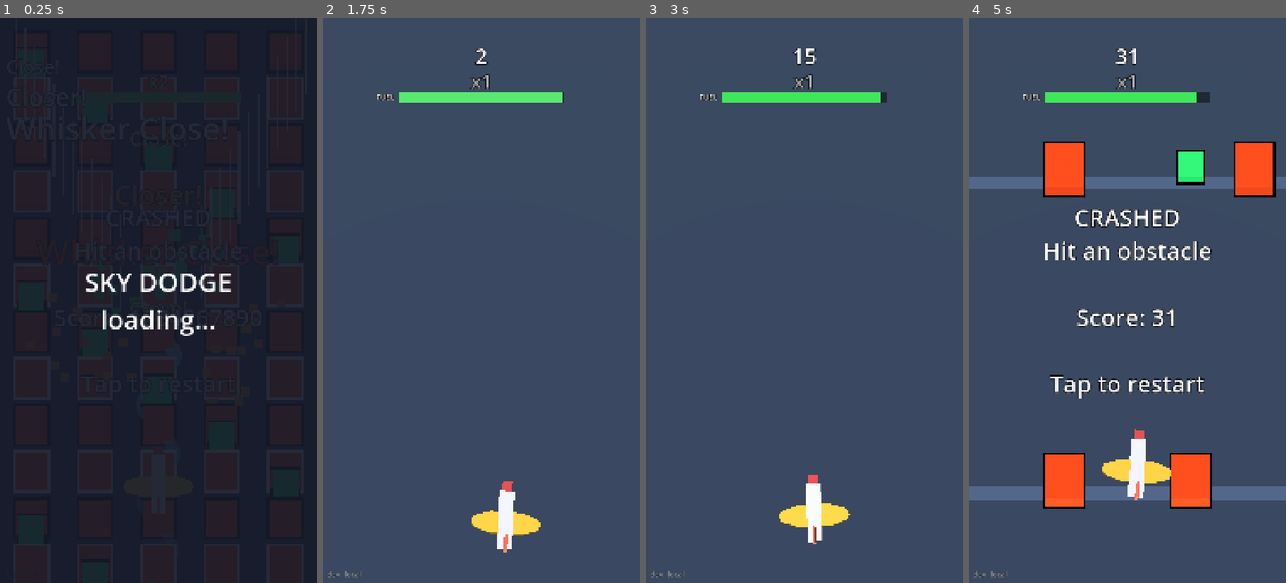
Above: before the commit, frames 1-4 (left to right).
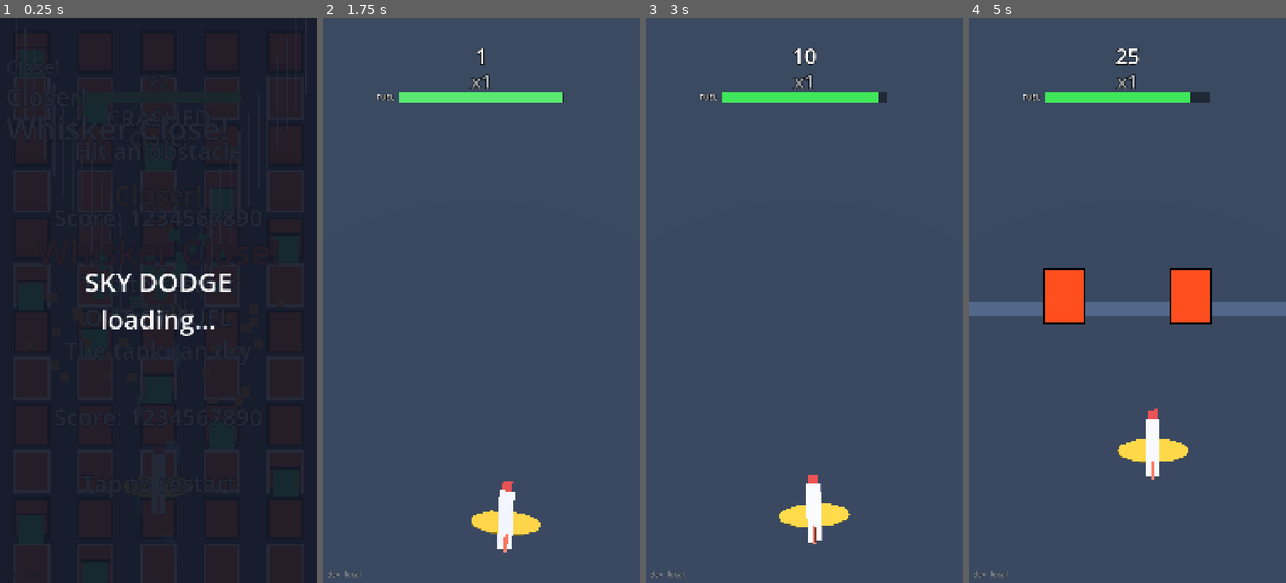
Above: after the commit, the same moments.

Repository: Hotshotted/sky-dodge
Game: Godot game, scene res://scenes/main.tscn
Same seed, same stepped clock (60 frames per second), same inputs: the game is played once before the commit and once after it.
Inputs (mouse positions are in pixels of both pictures, inside the frame that each line leads up to):
- Up to frame 1 (0.25 s): no input
- Up to frame 2 (1.75 s): tap Enter at 0.5, 1.25 s; move the mouse to (551, 272) at 0.52 s; click (551, 272) at 0.67 s; drag from (418, 328) to (465, 413) at 1.27 s
- Up to frame 3 (3 s): move the mouse to (836, 176) at 2.02 s; click (836, 176) at 2.17 s; drag from (788, 413) to (709, 215) at 2.77 s
- Up to frame 4 (5 s): move the mouse to (1222, 385) at 3.52 s; click (1222, 385) at 3.67 s; drag from (1032, 215) to (1079, 159) at 4.27 s

The runs differ from the first frame. In frame 2, less than 0.1% of the frame differs, in the area x 47-53%, y 5-9%; in frame 3, less than 0.1%; in frame 4, 18%, in the area x 0-100%, y 5-87%.

Commit message:
Tighten fuel, slower start speed, OUT OF FUEL game-over header
Co-Authored-By: Claude Sonnet 5.5 <noreply@anthropic.com>
Claude-Session: https://claude.ai/code/session_01VXGMnPLKttRReKrjaHu4gF

Diff:
--- a/scripts/Hud.gd
+++ b/scripts/Hud.gd
@@ -163,13 +163,14 @@
 		l.position.y = _pop_base_y[i] - 150.0 * (1.0 - pow(1.0 - t, 2.0))  # rise, easing out
 		l.modulate.a = 1.0 if t < 0.5 else 1.0 - (t - 0.5) / 0.5
 
-## Crash screen: what ended the run, the final score, and the restart hint.
-func show_game_over(points: int, reason: String) -> void:
-	_over.text = _game_over_text(points, reason)
+## End-of-run screen: a header ("CRASHED" / "OUT OF FUEL"), what ended the run, the final score and
+## the restart hint.
+func show_game_over(points: int, header: String, reason: String) -> void:
+	_over.text = _game_over_text(points, header, reason)
 	_over.visible = true
 
-func _game_over_text(points: int, reason: String) -> String:
-	return "CRASHED\n%s\n\nScore: %d\n\nTap to restart" % [reason, points]
+func _game_over_text(points: int, header: String, reason: String) -> String:
+	return "%s\n%s\n\nScore: %d\n\nTap to restart" % [header, reason, points]
 
 func _make_label(font_size: int) -> Label:
 	var l := Label.new()
@@ -245,7 +246,9 @@
 			l.text = Tuning.near_miss_texts[t]
 			l.position = Vector2(20.0, 120.0 + 90.0 * t)
 			l.set_meta("prewarm", true)
-	_over.text = _game_over_text(1234567890, "Hit an obstacle")  # same glyphs as the real screen
+	# Both end screens' glyphs, so neither is first drawn when a run ends.
+	_over.text = _game_over_text(1234567890, Main.HEADER_CRASH, Main.REASON_OBSTACLE) + "\n" \
+			+ _game_over_text(1234567890, Main.HEADER_FUEL, Main.REASON_FUEL)
 	_over.visible = true
 	_splash = Control.new()
 	_splash.set_anchors_and_offsets_preset(Control.PRESET_FULL_RECT)
--- a/scripts/Main.gd
+++ b/scripts/Main.gd
@@ -1,3 +1,4 @@
+class_name Main
 extends Node3D
 ## Game loop: scroll speed, score, collision, camera, restart.
 
@@ -7,8 +8,11 @@
 @onready var sun: DirectionalLight3D = $Sun
 @onready var hud: CanvasLayer = $Hud
 
-const REASON_OBSTACLE := "Hit an obstacle"  # end reasons, shown on the game-over screen
-const REASON_FUEL := "Out of fuel"
+## What ends a run, shown on the game-over screen as a big header plus a line under it.
+const HEADER_CRASH := "CRASHED"
+const REASON_OBSTACLE := "Hit an obstacle"
+const HEADER_FUEL := "OUT OF FUEL"
+const REASON_FUEL := "The tank ran dry"
 
 var score := 0.0        # accumulates distance flown x multiplier
 var multiplier := 1     # raised by near misses, decays back to 1
@@ -135,7 +139,7 @@
 
 	var caps: PackedFloat32Array = player.hit_capsules()
 	if spawner.hits(plane, caps):
-		_end_run(REASON_OBSTACLE)
+		_end_run(HEADER_CRASH, REASON_OBSTACLE)
 		return
 
 	for ev in spawner.update_near_misses(plane, caps):
@@ -147,14 +151,14 @@
 		_on_pickup(pos)
 	hud.set_fuel(fuel / Tuning.fuel_start)
 	if fuel <= 0.0:
-		_end_run(REASON_FUEL)
+		_end_run(HEADER_FUEL, REASON_FUEL)
 
 ## End the run: freeze the plane and show the game-over screen with what ended it.
-func _end_run(reason: String) -> void:
+func _end_run(header: String, reason: String) -> void:
 	alive = false
 	_death_time = Time.get_ticks_msec() / 1000.0
 	player.crash()
-	hud.show_game_over(int(score), reason)
+	hud.show_game_over(int(score), header, reason)
 
 ## A fuel can was collected at `pos`: refill (never past a full tank) and pop.
 func _on_pickup(pos: Vector3) -> void:
--- a/scripts/Tuning.gd
+++ b/scripts/Tuning.gd
@@ -24,7 +24,8 @@
 
 # ---------- Forward speed ----------
 ## Scroll speed at the start of a run (units/second).
-var base_speed := 10.0
+## It climbs by speed_ramp each second until max_speed: (26 - 7) / 0.2 = 95 s to reach top speed.
+var base_speed := 7.0
 ## How much scroll speed grows each second.
 var speed_ramp := 0.2
 ## Scroll speed never exceeds this.
@@ -55,14 +56,15 @@
 # ---------- Fuel ----------
 ## Starting fuel, which is also the size of the tank (refills never go above it).
 var fuel_start := 100.0
-## Fuel burned per second. With no cans at all a run lasts fuel_start / fuel_drain seconds (38 s).
-## Balance check (tests/fuel_balance_sim.gd, autopilots): a player who only flies the widest gaps ran
-## dry at a median of 38 s; random gaps about 36 s; a can-chasing player never ran dry.
-var fuel_drain := 2.6
+## Fuel burned per second. With no cans at all a run lasts fuel_start / fuel_drain seconds (29 s).
+## Balance check (tests/fuel_balance_sim.gd, autopilots, 12 runs each): a player who only flies the
+## widest gaps ran dry at 29 s every time; random gaps median 41 s; a can-chasing player's lowest fuel
+## averaged ~38 and 9 of 12 runs ended on an obstacle, 3 on fuel (can chance 0.18: 1 of 12).
+var fuel_drain := 3.4
 ## Fuel one can gives back.
-var fuel_refill := 25.0
+var fuel_refill := 20.0
 ## Chance (0-1) that a new row gets a fuel can (rows with no risky spot get none).
-var fuel_can_chance := 0.2
+var fuel_can_chance := 0.16
 ## How strongly cans prefer RISKY spots (0-1). A can is placed in a risky spot with this
 ## probability, otherwise in any open column. Risky = off the main safe path AND either next to an
 ## obstacle or in a column that closes in the next row. Cans are never put on the main safe path
--- a/tests/smoke_test.gd
+++ b/tests/smoke_test.gd
@@ -199,20 +199,23 @@
 		check(same_world(base, snap), "near misses created nothing new  [%s]" % describe(snap))
 		if run == 3:
 			break
-		var reason := "Hit an obstacle"
+		var header: String = main.HEADER_CRASH
+		var reason: String = main.REASON_OBSTACLE
 		if run == 2:   # this run ends by running dry instead
-			reason = "Out of fuel"
+			header = main.HEADER_FUEL
+			reason = main.REASON_FUEL
 			main.score = 1234.0
 			main.fuel = 0.05
 			await real_wait(0.3)
 		else:
 			force_crash(main)
 			await real_wait(0.2)
-		check(not main.alive, "run %d ends (%s)" % [run, reason])
+		check(not main.alive, "run %d ends (%s)" % [run, header])
 		check(main.hud._over.visible, "game-over UI is visible")
 		var shown: String = main.hud._over.text
-		check(shown.contains("CRASHED") and shown.contains(reason) and shown.contains("Score: 1234"),
-				"game-over shows the end reason \"%s\" and the score  (\"%s\")" % [reason, shown.replace("\n", " | ")])
+		var other_header: String = main.HEADER_FUEL if run != 2 else main.HEADER_CRASH
+		check(shown.begins_with(header + "\n") and shown.contains(reason) and shown.contains("Score: 1234") and not shown.contains(other_header),
+				"game-over header is \"%s\" with \"%s\" and the score, not \"%s\"  (\"%s\")" % [header, reason, other_header, shown.replace("\n", " | ")])
 		check(run != 2 or main.fuel <= 0.0, "out-of-fuel run ended with an empty tank")
 		await real_wait(0.6)   # Main ignores taps for 0.5 s after a crash
 		tap()
Not shown, added: tests/fuel_balance_sim.gd.uid
